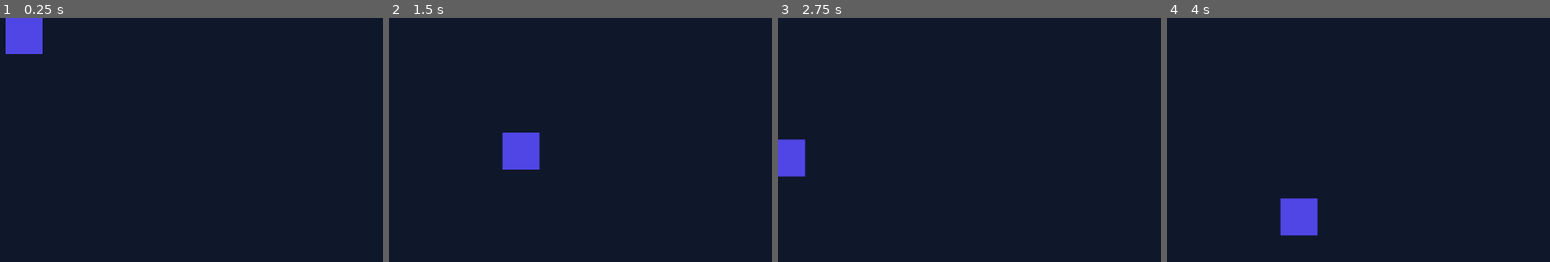
Above: before the commit, frames 1-4 (left to right).
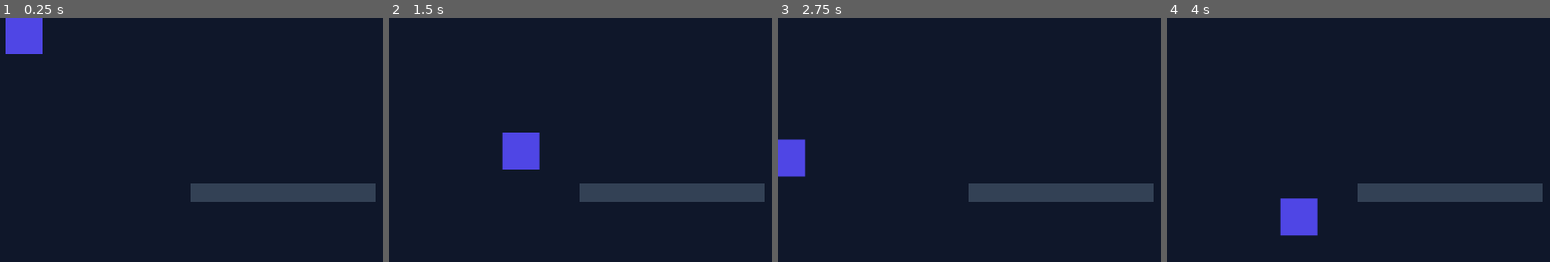
Above: after the commit, the same moments.

Repository: Jordann8265/game1
Game: browser game, page index.html
The game is run twice, just before and just after one commit, with the same random seed, the same clock (stepped at 60 frames per second) and the same inputs.
Inputs:
- Up to frame 1 (0.25 s): no input
- Up to frame 2 (1.5 s): hold Right from 1.03 s (still down); tap Space at 1.1 s
- Up to frame 3 (2.75 s): release Right at 1.53 s; hold Down 1.58-1.85 s; tap Space at 1.6, 2.1, 2.6 s; hold Left 1.9-2.47 s; hold Up from 2.52 s (still down)
- Up to frame 4 (4 s): release Up at 2.82 s; hold Right 2.87-3.53 s; tap Space at 3.1, 3.6 s; hold Up 3.58-3.82 s; hold Left from 3.87 s (still down)
The pictures show only the part of the screen within x 13-63%, y 27-77%; the shares and areas given below are measured in that part.

The runs differ from the first frame. In frame 1, 3.7% of the frame differs, in the area x 49-99%, y 67-76%; in frame 2, 3.7%; in frame 3, 3.7%; in frame 4, 3.7%.

Commit message:
Added platform

Diff:
--- a/game.js
+++ b/game.js
@@ -18,11 +18,11 @@
         this.vy = 0;               // Vertical velocity
         this.gravity = 900;        // Downward pull force
         this.jumpForce = -450;     // Upward push when jumping
-        this.isGrounded = false;   // Are we standing on the floor?
+        this.isGrounded = false;   // Are we standing on a surface?
     }
 
     // Behavior: Update logic handles movement, gravity, and collisions
-    update(deltaTime, keys, canvasWidth, floorY) {
+    update(deltaTime, keys, canvasWidth, floorY, platforms) {
         // A. Horizontal Movement
         if (keys["ArrowLeft"] || keys["a"]) {
             this.x -= this.speed * deltaTime;
@@ -41,16 +41,34 @@
         this.vy += this.gravity * deltaTime;
         this.y += this.vy * deltaTime;
 
-        // D. Floor Collision Detection
-        if (this.y + this.height >= floorY) {
+        // Assume we are in the air until proven otherwise
+        this.isGrounded = false;
+
+        // D. Platform Collision Detection (Check floating platforms first)
+        for (let plat of platforms) {
+            // Check if player's horizontal bounds overlap the platform
+            if (
+                this.x + this.width > plat.x &&
+                this.x < plat.x + plat.width &&
+                this.y + this.height >= plat.y &&
+                this.y + this.height <= plat.y + 15 && // Landing threshold from above
+                this.vy >= 0                             // Only collide while falling down
+            ) {
+                this.y = plat.y - this.height; // Snap feet to top of platform
+                this.vy = 0;                   // Kill falling velocity
+                this.isGrounded = true;        // Stand safely
+                break;
+            }
+        }
+
+        // E. Floor Collision Detection (If not already standing on a platform)
+        if (!this.isGrounded && this.y + this.height >= floorY) {
             this.y = floorY - this.height; // Snap feet perfectly to the floor
             this.vy = 0;                   // Stop falling velocity
             this.isGrounded = true;        // Mark as standing safely
-        } else {
-            this.isGrounded = false;       // In the air
         }
 
-        // E. Screen Boundary Constraints (Left/Right walls)
+        // F. Screen Boundary Constraints (Left/Right walls)
         if (this.x < 0) {
             this.x = 0;
         }
@@ -72,7 +90,6 @@
 const inputKeys = {};
 
 window.addEventListener("keydown", (event) => {
-    // Prevent the browser from scrolling the page when using game keys
     if (["ArrowUp", "ArrowDown", "ArrowLeft", "ArrowRight", " "].includes(event.key)) {
         event.preventDefault();
     }
@@ -84,11 +101,16 @@
 });
 
 // ---------------------------------------------------------
-// 3. INITIALIZE GAME OBJECTS
+// 3. INITIALIZE GAME OBJECTS & ENVIRONMENT
 // ---------------------------------------------------------
-// Start the player higher up in the air (Y: 100)
 const player = new Player(100, 100);
 const floorY = 400;
+
+// Define our level platforms (X, Y, Width, Height)
+// Notice Y is 310, which is safely within our 247.5 max jump apex!
+const platforms = [
+    { x: 300, y: 310, width: 200, height: 20 }
+];
 
 let lastTime = 0;
 
@@ -101,7 +123,7 @@
     lastTime = currentTime;
 
     // A. UPDATE STATE
-    player.update(deltaTime, inputKeys, canvas.width, floorY);
+    player.update(deltaTime, inputKeys, canvas.width, floorY, platforms);
 
     // B. RENDER PHASE (Painter's Algorithm)
     ctx.clearRect(0, 0, canvas.width, canvas.height);
@@ -110,9 +132,15 @@
     ctx.fillStyle = "#0f172a";
     ctx.fillRect(0, 0, canvas.width, canvas.height);
 
-    // Layer 2: Floor Platform
+    // Layer 2: Environment (Floor + Platforms)
     ctx.fillStyle = "#334155";
+    // Draw Floor
     ctx.fillRect(0, floorY, canvas.width, canvas.height - floorY);
+
+    // Draw all platforms in our array
+    platforms.forEach(plat => {
+        ctx.fillRect(plat.x, plat.y, plat.width, plat.height);
+    });
 
     // Layer 3: Player
     player.draw(ctx);
